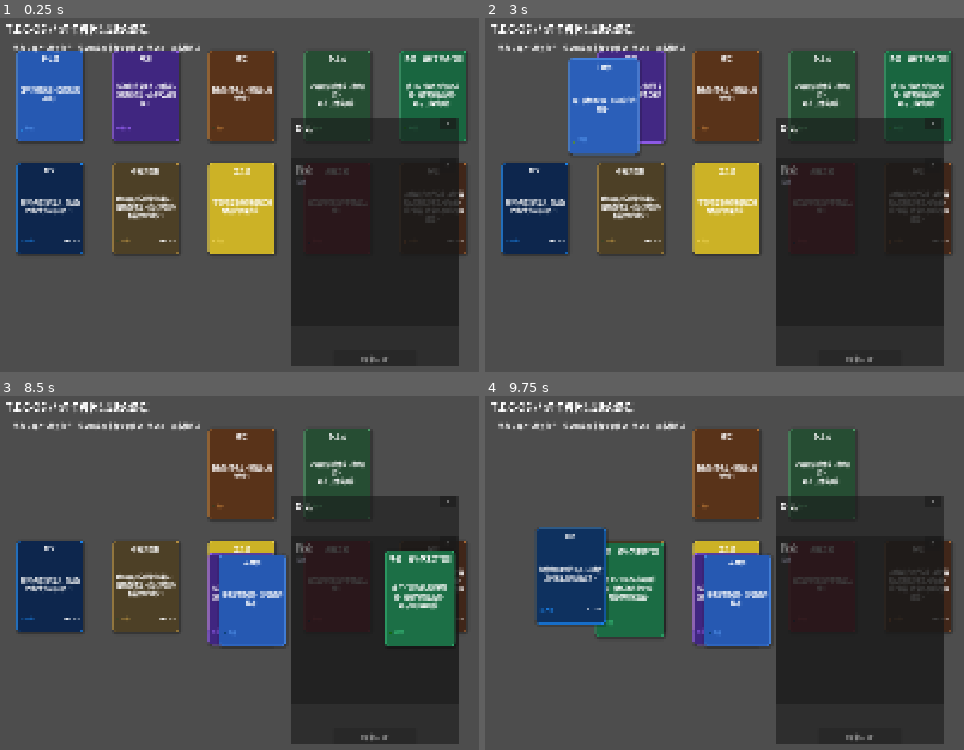
Above: before the commit, frames 1-4 (two rows, left to right).
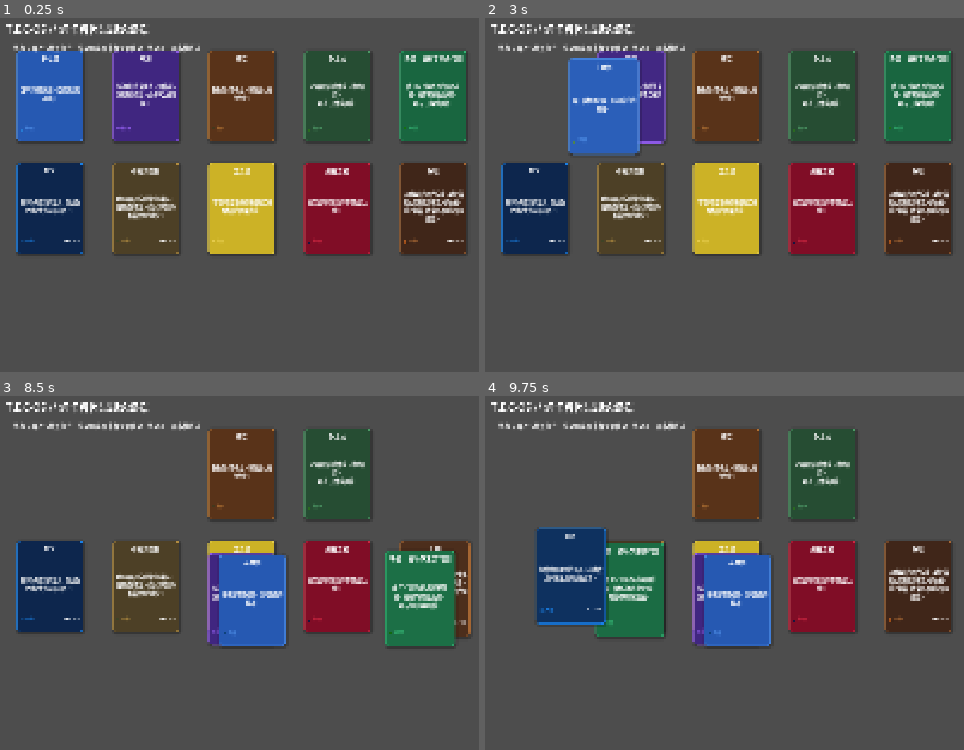
Above: after the commit, the same moments.

Repository: ChrisUtada/tec3g
Game: Godot game, scene res://main.tscn
Two runs of this game, one before a commit and one after it. Both use one fixed random seed, a clock stepped at 60 frames per second and the inputs below.
Inputs (mouse positions are in pixels of both pictures, inside the frame that each line leads up to):
- Up to frame 1 (0.25 s): no input
- Up to frame 2 (3 s): click (935, 166) at 0.5 s, where only the run before the commit has a clickable "✕"; click (935, 166) at 1.25 s, where only the run before the commit has a clickable "✕"; click (935, 166) at 2 s, where only the run before the commit has a clickable "✕"; tap Enter at 2.75 s; drag from (532, 95) to (940, 141) at 2.77 s
- Up to frame 3 (8.5 s): drag from (143, 473) to (335, 711) at 3.52 s; move the mouse to (239, 473) at 4.27 s; click (239, 473) at 4.42 s; tap Space at 5 s; drag from (335, 473) to (134, 551) at 5.02 s; click "继续" at 5.75 s; click "继续" at 6.5 s; click "结束对话" at 7.25 s; tap Enter at 8 s; drag from (431, 473) to (416, 619) at 8.02 s
- Up to frame 4 (9.75 s): click "结束对话" at 8.75 s; tap Space at 9.5 s; drag from (532, 587) to (738, 505) at 9.52 s

The runs differ from the first frame. In frame 1, 24% of the frame differs, in the area x 60-96%, y 28-99%; in frame 2, 24%; in frame 3, 21%; in frame 4, 24%.

Commit message:
fix: remove pre-placed panel instances from main.tscn (now instantiated dynamically)

Diff:
--- a/main.tscn
+++ b/main.tscn
@@ -1,8 +1,7 @@
 [gd_scene format=3 uid="uid://6cp1qm7jl0o0"]
 
 [ext_resource type="Script" uid="uid://b6wybpctw4mrs" path="res://main.gd" id="1"]
-[ext_resource type="PackedScene" path="res://scenes/exploration/exploration_panel.tscn" id="2"]
-[ext_resource type="PackedScene" path="res://scenes/dialogue/dialogue_panel.tscn" id="3"]
+
 
 [node name="Main" type="Node2D" unique_id=1044766152]
 script = ExtResource("1")
@@ -89,7 +88,3 @@
 theme_override_font_sizes/font_size = 12
 text = "游戏日志："
 vertical_alignment = 1
-
-[node name="ExplorationPanel" parent="GameBoard" unique_id=187842118 instance=ExtResource("2")]
-
-[node name="DialoguePanel" parent="GameBoard" unique_id=1248864527 instance=ExtResource("3")]
